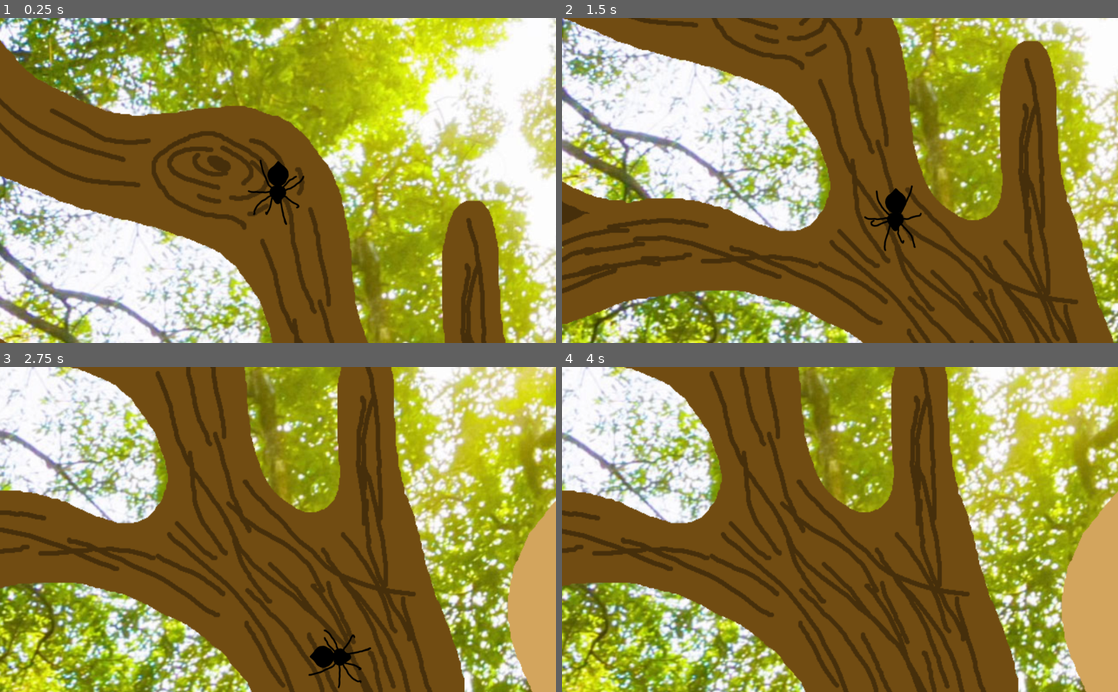
Above: before the commit, frames 1-4 (two rows, left to right).
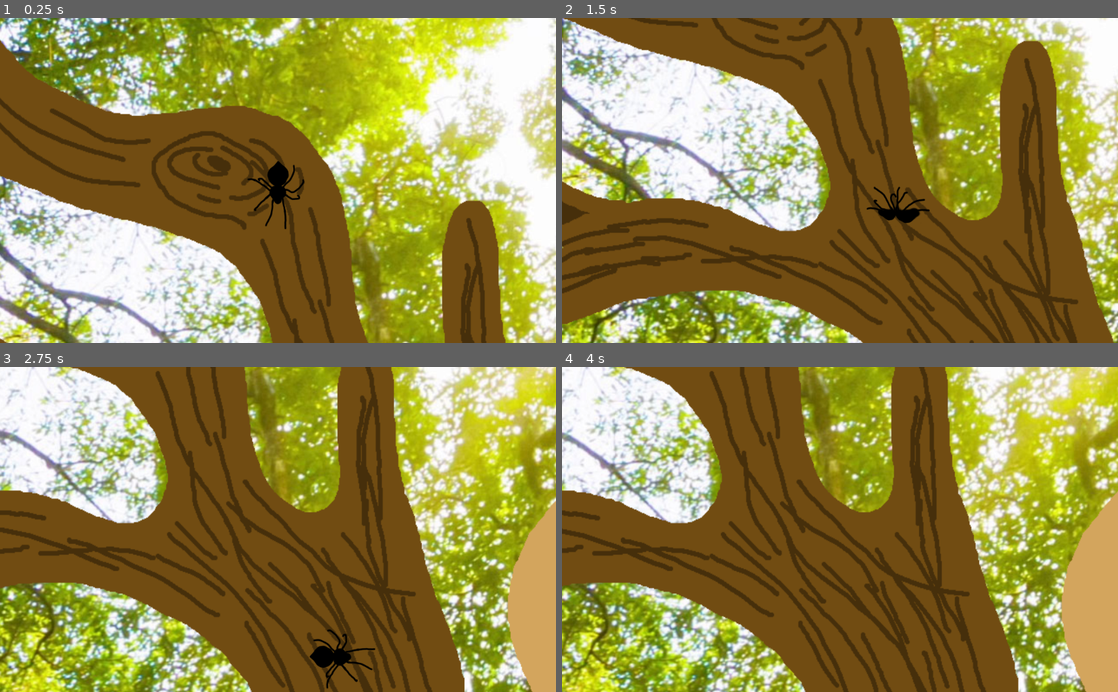
Above: after the commit, the same moments.

Repository: MarmotaGames/aracnotopia
Game: Godot game, scene res://main.tscn
The game is run twice, just before and just after one commit, with the same random seed, the same clock (stepped at 60 frames per second) and the same inputs.
Inputs (mouse positions are in pixels of both pictures, inside the frame that each line leads up to):
- Up to frame 1 (0.25 s): no input
- Up to frame 2 (1.5 s): tap Enter (ui_accept) at 0.5, 0.6, 0.77, 1.07, 1.35 s; move the mouse to (962, 164) at 0.52 s; hold Right (ui_right) 0.53-1.28 s; click (962, 164) at 0.67 s; move the mouse to (728, 196) at 1.27 s; hold Down (ui_down) from 1.28 s (still down)
- Up to frame 3 (2.75 s): tap Enter (ui_accept) at 1.52, 1.82, 2.1 s; move the mouse to (333, 458) at 2.02 s; release Down (ui_down) at 2.03 s; hold Right (ui_right) from 2.03 s (still down)
- Up to frame 4 (4 s): move the mouse to (812, 594) at 2.77 s; release Right (ui_right) at 2.78 s; hold Up (ui_up) 2.78-3.53 s; tap Enter (ui_accept) at 2.85, 3.02, 3.32, 3.6, 3.77 s; click (812, 594) at 2.92 s; move the mouse to (1006, 578) at 3.52 s; hold Left (ui_left) from 3.53 s (still down)

The runs differ from the first frame. In frame 1, 0.4% of the frame differs, in the area x 44-55%, y 43-65%; in frame 2, 0.6%, in the area x 54-67%, y 51-72%; in frame 3, 0.3%; in frame 4, nothing differs.

Commit message:
Implemented falling animation

Diff:
--- a/GodotProject/Area2D.gd
+++ b/GodotProject/Area2D.gd
@@ -7,8 +7,7 @@
 func _physics_process(delta):
 	if get_overlapping_areas():
 		spiderInArea = true
-		#print(get_overlapping_bodies())
-		if init:
+		if init: #Semi-gambiarra. Precisa inicializar como falso
 			$"/root/Root/Spider".fall = false
 			init = false
 	else:
--- /dev/null
+++ b/GodotProject/player/AnimatedSprite.gd
@@ -0,0 +1,9 @@
+extends AnimatedSprite
+
+func _process(delta):
+	if get_parent().fall == true:
+		self.animation = "falling"
+		self.playing = true
+		get_parent().rotation = 0
+	else:
+		self.animation = "default"
--- a/GodotProject/player/Player.gd
+++ b/GodotProject/player/Player.gd
@@ -61,13 +61,14 @@
 		mustRotate = true
 		$AnimatedSprite.playing = true
 
-	if !Input.is_action_pressed("ui_up") and !Input.is_action_pressed("ui_right") and !Input.is_action_pressed("ui_left") and !Input.is_action_pressed("ui_down") and !isRotating:
+	if !Input.is_action_pressed("ui_up") and !Input.is_action_pressed("ui_right") and !Input.is_action_pressed("ui_left") and !Input.is_action_pressed("ui_down") and !isRotating and !fall:
 		$AnimatedSprite.playing = false
 
 	if Input.is_action_just_pressed("ui_accept") and not $StickTimer.time_left:
 		if fall:
 			if $"/root/Root/BackgroundSprite/Area2D".spiderInArea == true:
 				fall = false
+				$AnimatedSprite.playing = false
 				$StickTimer.start()
 		else:
 			fall = true
--- a/GodotProject/player/Player.tscn
+++ b/GodotProject/player/Player.tscn
@@ -10,6 +10,11 @@
 [ext_resource path="res://assets/player/walk_cycle/07.png" type="Texture" id=8]
 [ext_resource path="res://assets/player/walk_cycle/08.png" type="Texture" id=9]
 [ext_resource path="res://assets/player/walk_cycle/09.png" type="Texture" id=10]
+[ext_resource path="res://assets/player/fall_cycle/falling01.png" type="Texture" id=11]
+[ext_resource path="res://assets/player/fall_cycle/falling02.png" type="Texture" id=12]
+[ext_resource path="res://assets/player/fall_cycle/falling03.png" type="Texture" id=13]
+[ext_resource path="res://assets/player/fall_cycle/falling04.png" type="Texture" id=14]
+[ext_resource path="res://player/AnimatedSprite.gd" type="Script" id=15]
 
 [sub_resource type="CapsuleShape2D" id=1]
 
@@ -24,6 +29,11 @@
 "loop": true,
 "name": "default",
 "speed": 30.0
+}, {
+"frames": [ ExtResource( 11 ), ExtResource( 12 ), ExtResource( 13 ), ExtResource( 14 ) ],
+"loop": true,
+"name": "falling",
+"speed": 15.0
 } ]
 
 [sub_resource type="CapsuleShape2D" id=3]
@@ -52,7 +62,7 @@
 scale = Vector2( 0.3, 0.3 )
 frames = SubResource( 2 )
 animation = "default"
-frame = 5
+script = ExtResource( 15 )
 _sections_unfolded = [ "Transform" ]
 
 [node name="Area2D" type="Area2D" parent="AnimatedSprite" index="0"]
Binary file added: GodotProject/assets/player/fall_cycle/falling01.png
Not shown, added: GodotProject/assets/player/fall_cycle/falling01.png.import
Binary file added: GodotProject/assets/player/fall_cycle/falling02.png
Not shown, added: GodotProject/assets/player/fall_cycle/falling02.png.import
Binary file added: GodotProject/assets/player/fall_cycle/falling03.png
Not shown, added: GodotProject/assets/player/fall_cycle/falling03.png.import
Binary file added: GodotProject/assets/player/fall_cycle/falling04.png
Not shown, added: GodotProject/assets/player/fall_cycle/falling04.png.import
Not shown: 1 places in GodotProject/player/Player.tscn that only renumber resources
